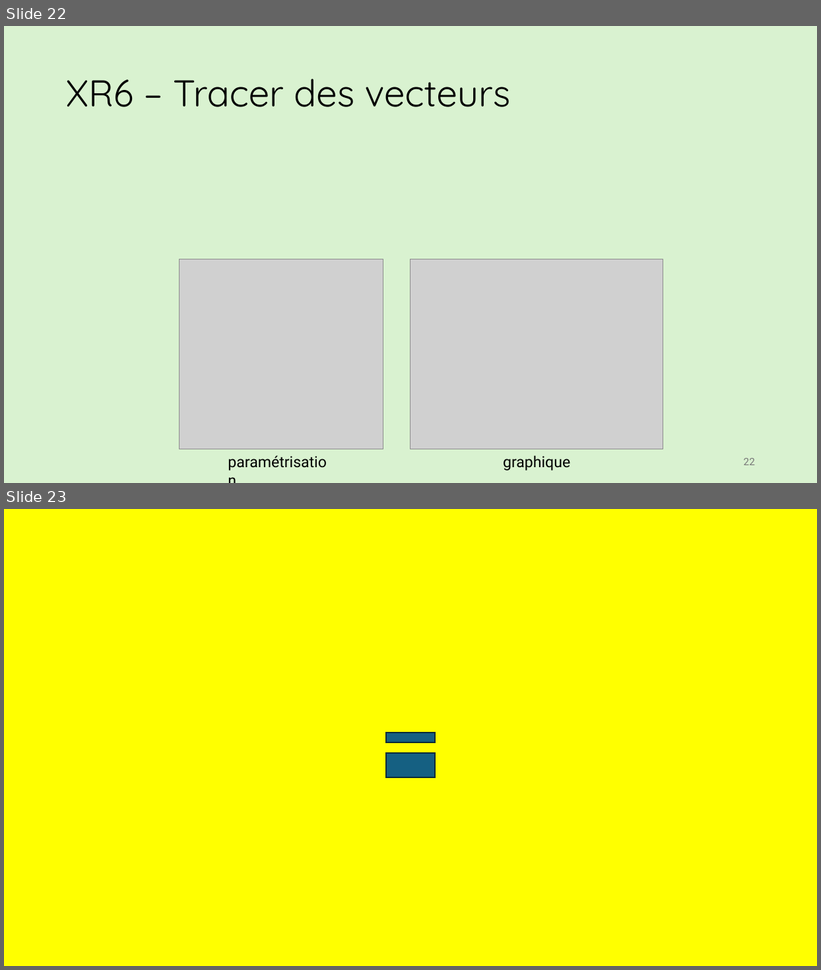
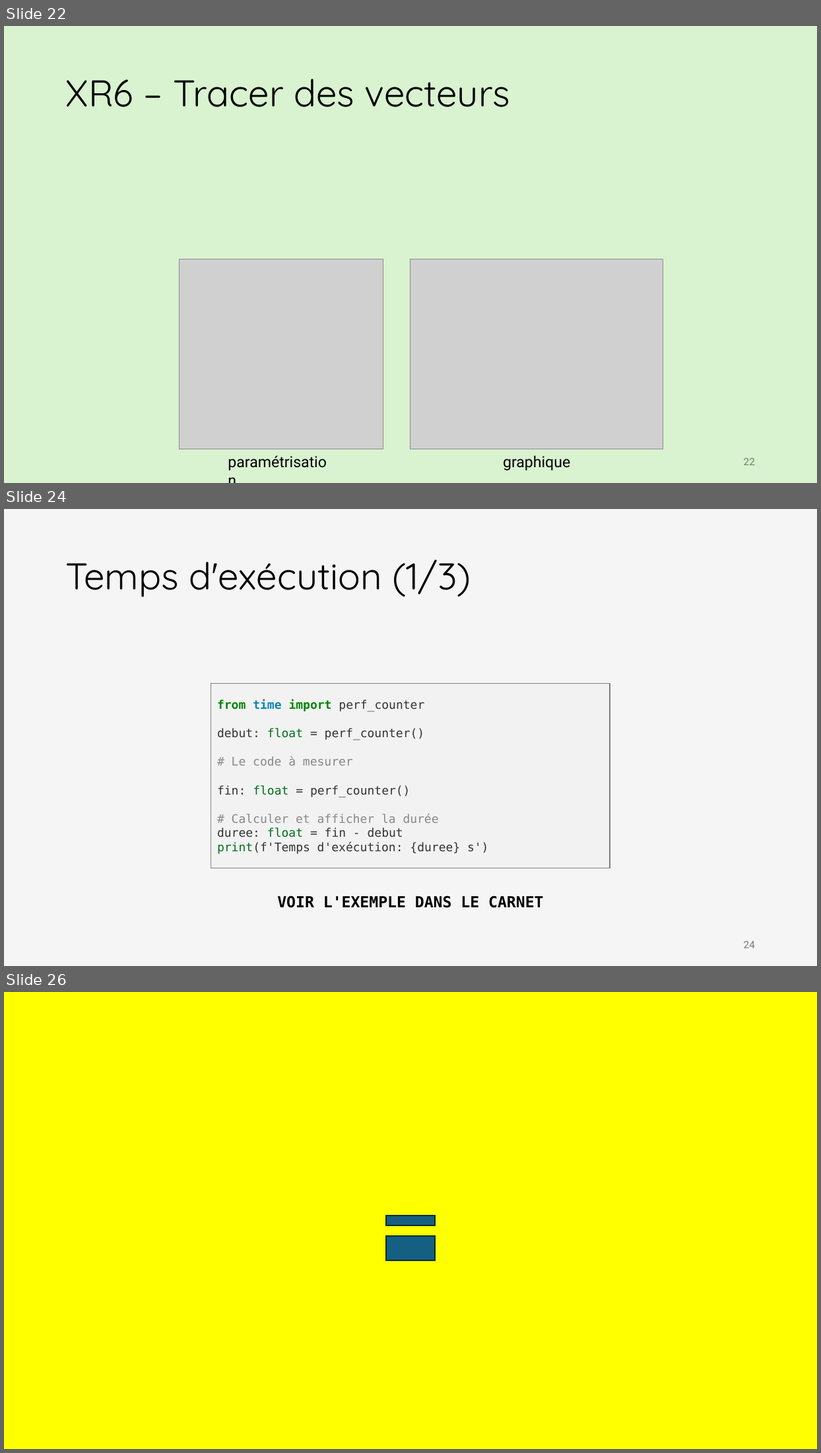
Before and after one commit to iannickgagnon/sagedays_iannick_2026, a slide deck: python_2/presentation_python_2.pptx. Shown one above the other, each under a label of ours: slides 22 and 23 before the commit, slides 22, 24 and 26 after it; the slides between them are not shown. The pictures are 821x970 and 821x1453 pixels, drawn with LibreOffice and Linux fonts; fonts in the diff are those of the drawing; grey boxes stand for pictures. Boxes give left, top, right and bottom in pixels: in the first picture for what was removed or moved away, otherwise in the second. Text is boxed around its words. In the diff, an @@ line names an element or a change of style, - is before the commit and + after.

```diff
--- a/python_2/presentation_python_2.pptx
+++ b/python_2/presentation_python_2.pptx
@@ slide 24 added at (4, 509, 817, 966), background #F5F5F5 @@
@@ title added at (66, 560, 471, 597), 44 pt, text #000000 @@
+Temps d'exécution (1/3)
@@ rectangle added at (211, 683, 611, 868), fill #F2F2F2, outline #7F7F7F 1 pt, 14 pt, text #333333 @@
+from time import perf_counter
+debut: float = perf_counter()
+# Le code à mesurer
+fin: float = perf_counter()
+# Calculer et afficher la durée
+duree: float = fin - debut
+print(f'Temps d'exécution: {duree} s')
@@ text added at (277, 896, 543, 908), 18 pt, text #000000, bold @@
+VOIR L'EXEMPLE DANS LE CARNET
@@ page number added at (744, 941, 755, 949), 12 pt, text #797979 @@
+24
@@ what was slide 23 is now slide 26 @@
```
Also in this commit, not shown: 2 other slides added.
